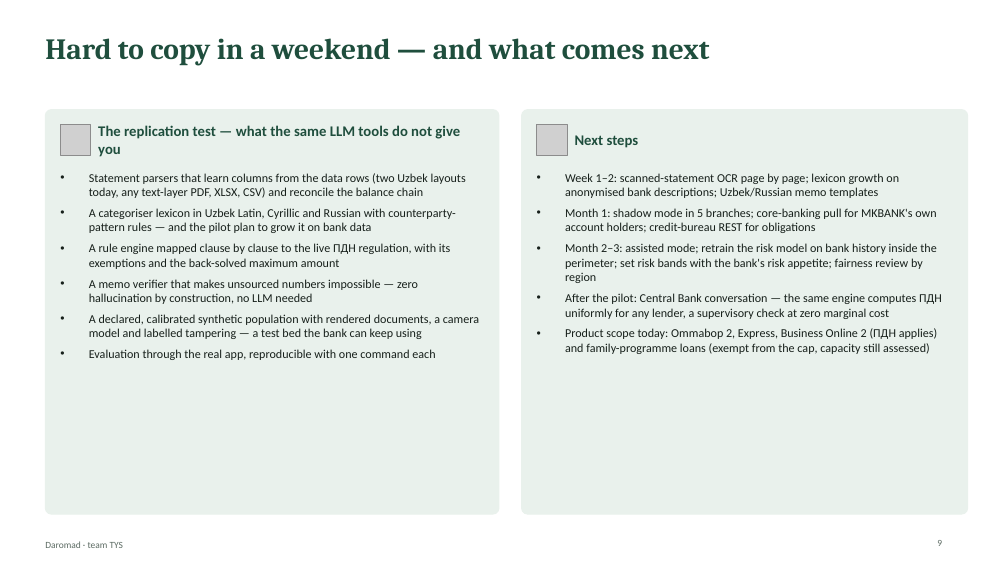
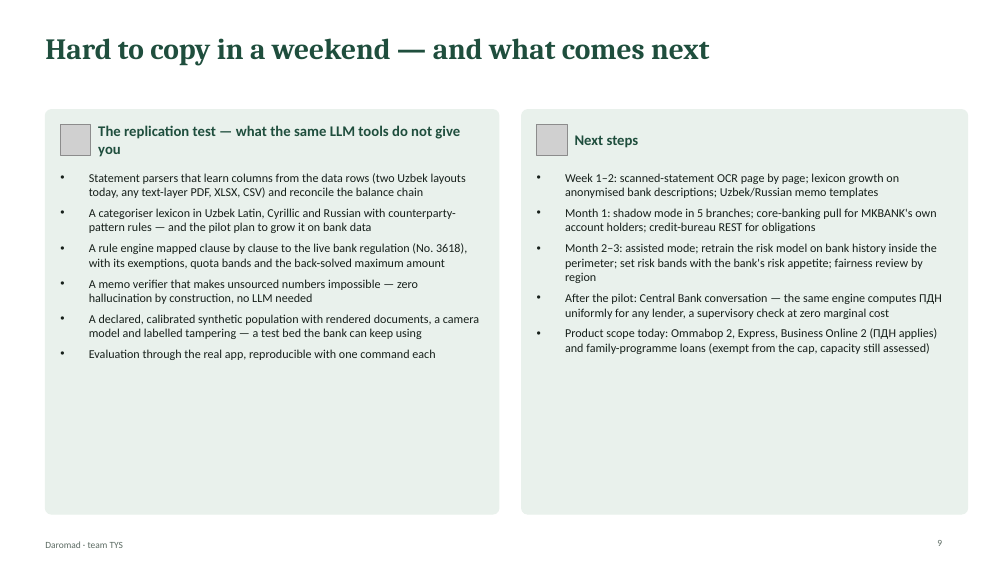
Before and after one commit to hmunisbekk-droid/TYS-fintech, a slide deck: slide 9 of deck/Daromad_TYS_deck.pptx. Drawn at 1008x567 pixels with LibreOffice and Linux fonts; fonts in the diff are those of the drawing; grey boxes stand for pictures. Boxes give left, top, right and bottom in pixels: in the first picture for what was removed or moved away, otherwise in the second. Text is boxed around its words. In the diff, an @@ line names an element or a change of style, - is before the commit and + after.

```diff
--- a/deck/Daromad_TYS_deck.pptx
+++ b/deck/Daromad_TYS_deck.pptx
@@ text at <box>89,243,467,269</box>: text changed @@
-• A rule engine mapped clause by clause to the live ПДН regulation, with its exemptions and the back-solved maximum amount
+• A rule engine mapped clause by clause to the live bank regulation (No. 3618), with its exemptions, quota bands and the back-solved maximum amount
```
Also in this commit, not shown: 7 other slides changed, 2 slides added, 9 other files.
